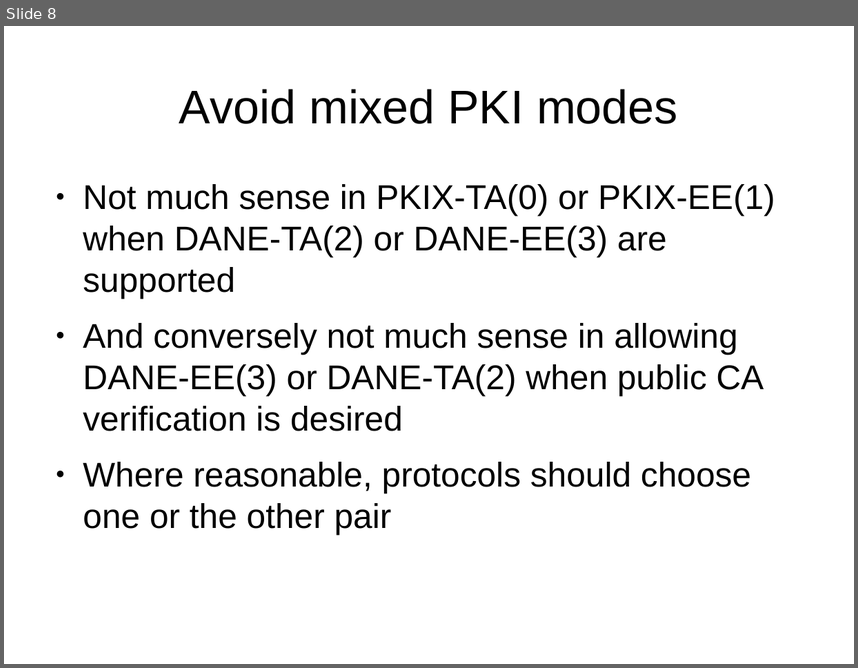
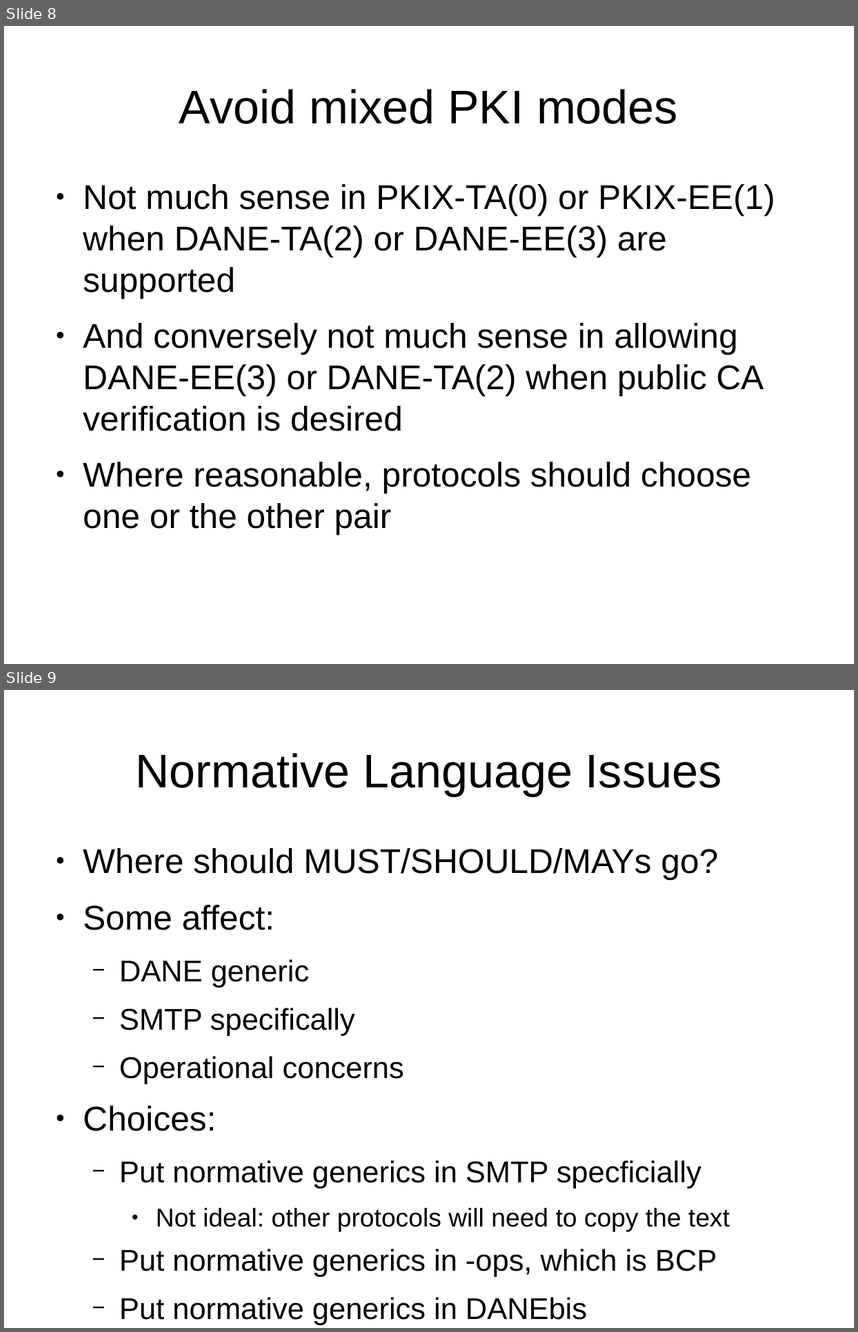
Before and after one commit to vdukhovni/ietf, a slide deck: DANE-SMTP.odp. Shown one above the other, each under a label of ours: slide 8 before the commit, slides 8 and 9 after it. The pictures are 858x668 and 858x1332 pixels, drawn with LibreOffice and Linux fonts; fonts in the diff are those of the drawing. Boxes give left, top, right and bottom in pixels: in the first picture for what was removed or moved away, otherwise in the second. Text is boxed around its words. In the diff, an @@ line names an element or a change of style, - is before the commit and + after.

Commit message:
added a end-slide on where to publish things

```diff
--- a/DANE-SMTP.odp
+++ b/DANE-SMTP.odp
@@ slide 9 added at [4,690,854,1328], background #FFFFFF @@
@@ title added at [135,753,722,796], 44 pt, text #000000 @@
+Normative Language Issues
@@ text added at [83,848,730,1325], 28 pt, text #000000 @@
+● Where should MUST/SHOULD/MAYs go?
+● Some affect:
+  − DANE generic
+  − SMTP specifically
+  − Operational concerns
+● Choices:
+  − Put normative generics in SMTP specficially
+    ● Not ideal: other protocols will need to copy the text
+  − Put normative generics in -ops, which is BCP
+  − Put normative generics in DANEbis
```
